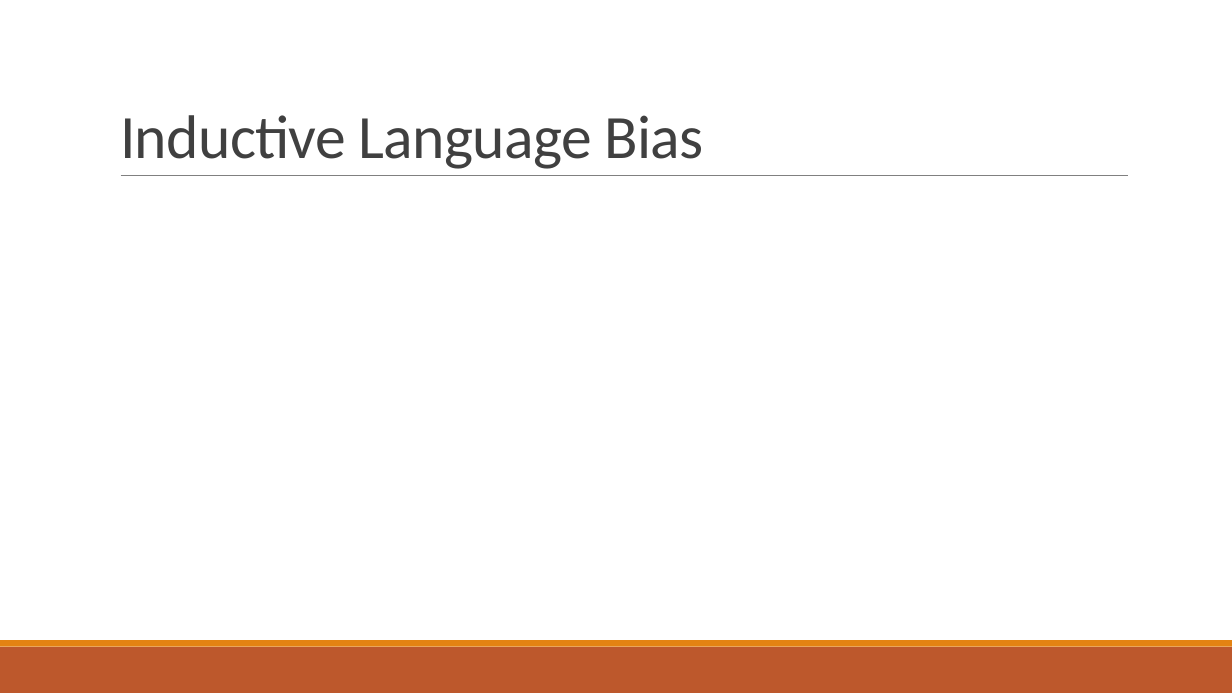
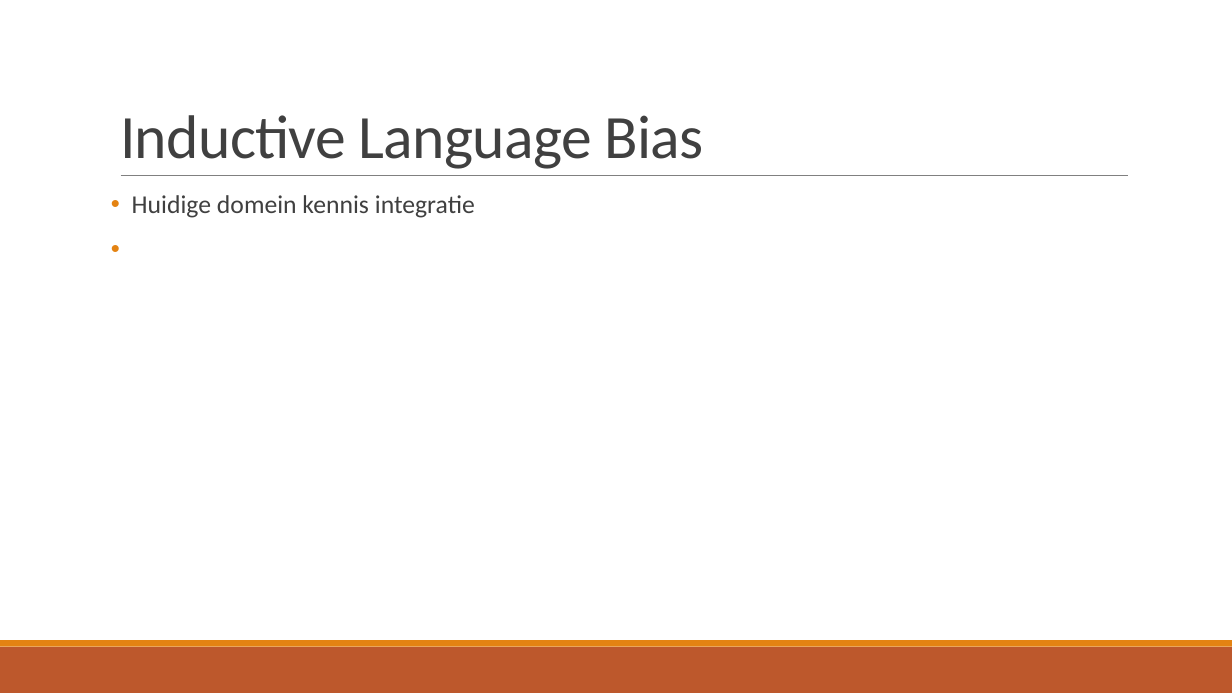
Before and after one commit to TomDeGroote/Bachelorproef, a slide deck: slide 20 of Opdracht 2/Literatuurstudie.pptx. Drawn at 1232x693 pixels with LibreOffice and Linux fonts; fonts in the diff are those of the drawing. Boxes give left, top, right and bottom in pixels: in the first picture for what was removed or moved away, otherwise in the second. Text is boxed around its words. In the diff, an @@ line names an element or a change of style, - is before the commit and + after.

```diff
--- a/Opdracht 2/Literatuurstudie.pptx
+++ b/Opdracht 2/Literatuurstudie.pptx
@@ text added at [132, 195, 475, 218], 20 pt, text #404040 @@
+• Huidige domein kennis integratie
```
Also in this commit, not shown: 1 other slide changed, 2 slides added, 3 slides removed, 1 other file.
